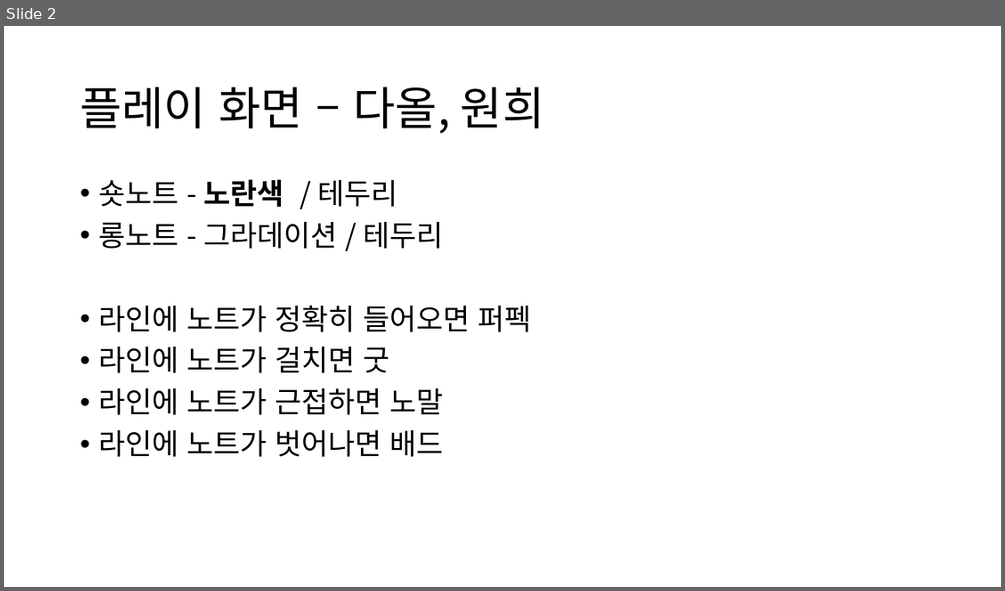
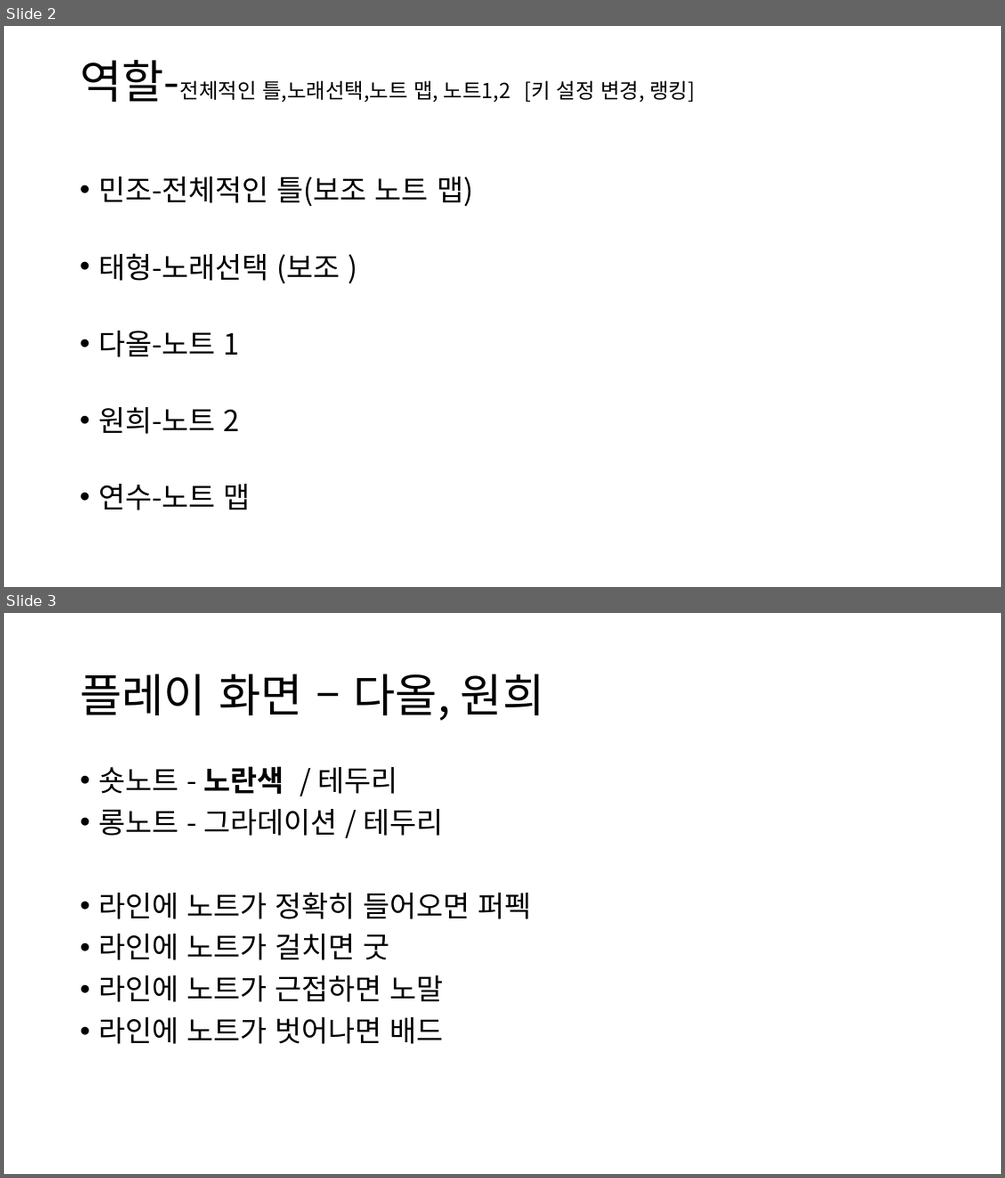
Before and after one commit to jisoo97/Tmax2, a slide deck: rhythm star.pptx. Shown one above the other, each under a label of ours: slide 2 before the commit, slides 2 and 3 after it. The pictures are 1005x591 and 1005x1178 pixels, drawn with LibreOffice and Linux fonts; fonts in the diff are those of the drawing. Boxes give left, top, right and bottom in pixels: in the first picture for what was removed or moved away, otherwise in the second. Text is boxed around its words. In the diff, an @@ line names an element or a change of style, - is before the commit and + after.

```diff
--- a/rhythm star.pptx
+++ b/rhythm star.pptx
@@ slide 2 added at [4, 26, 1001, 587], background #FFFFFF @@
@@ text added at [80, 60, 695, 102], 20 pt, text #000000 @@
+역할-전체적인 틀,노래선택,노트 맵, 노트1,2 [키 설정 변경, 랭킹]
@@ text added at [98, 176, 473, 510], 28 pt, text #000000 @@
+• 민조-전체적인 틀(보조 노트 맵)
+• 태형-노래선택 (보조 )
+• 다올-노트 1
+• 원희-노트 2
+• 연수-노트 맵
@@ what was slide 2 is now slide 3 @@
```
Also in this commit, not shown: 2 other slides added, 1 slide removed.
